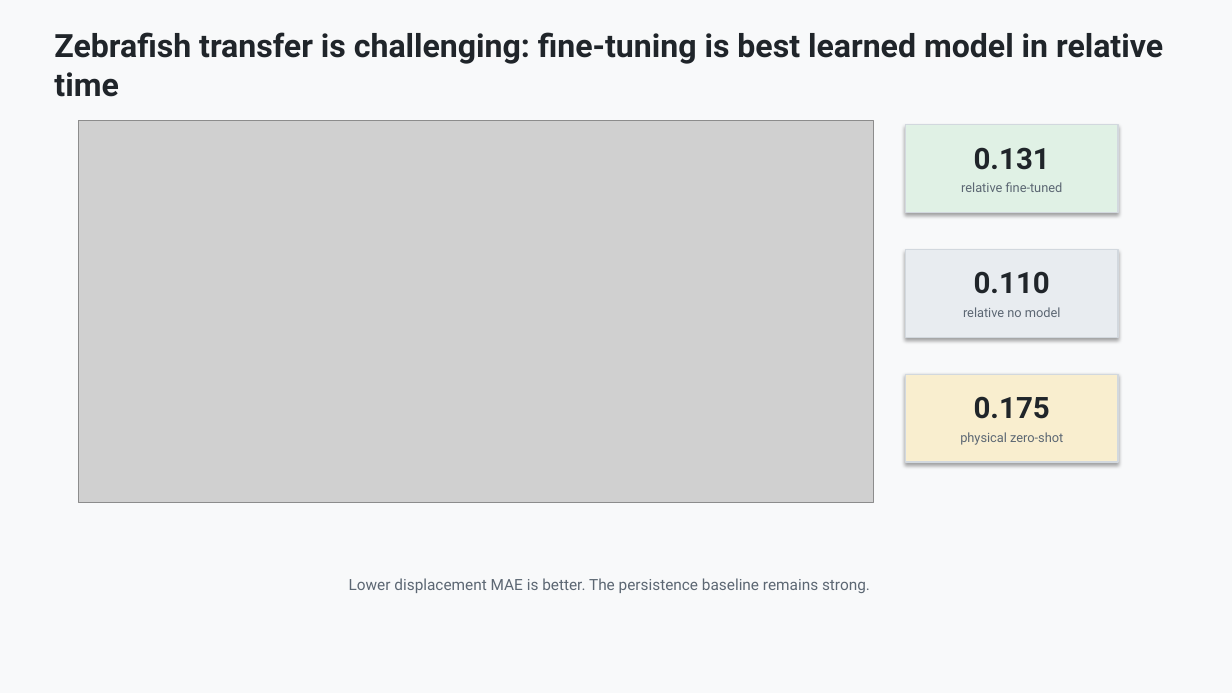
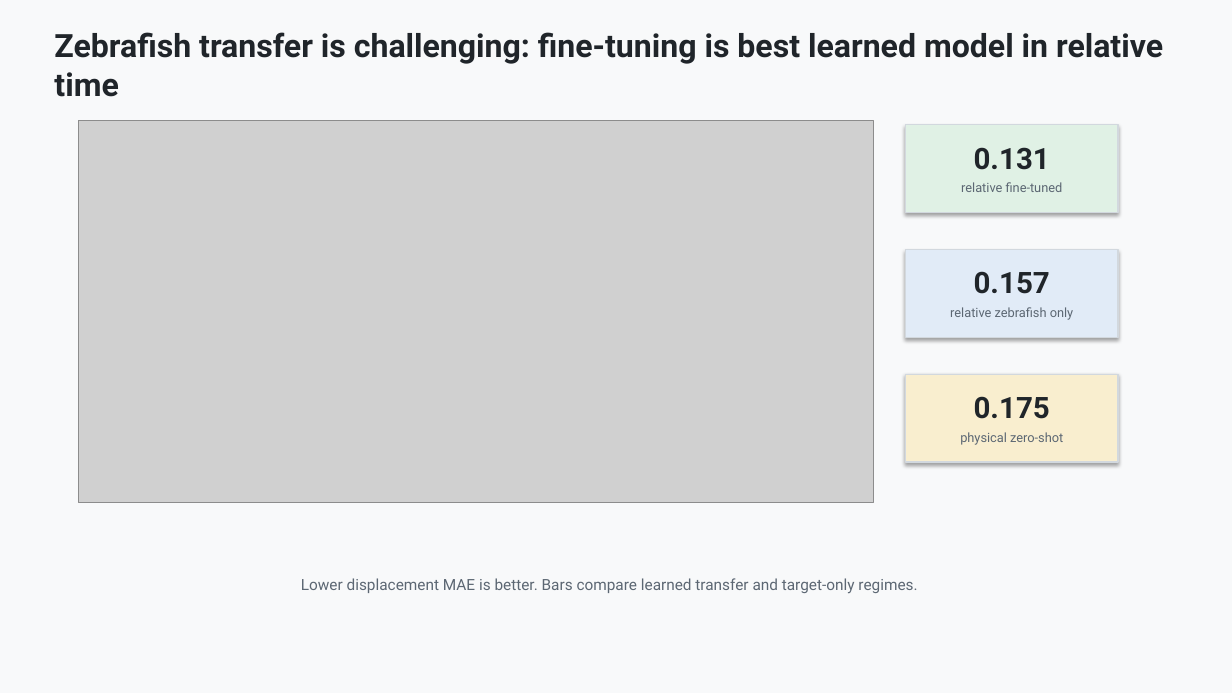
Before and after one commit to davidaknowles/stream, a slide deck: slide 10 of docs/stream_project_slide_deck.pptx. Drawn at 1232x693 pixels with LibreOffice and Linux fonts; fonts in the diff are those of the drawing; grey boxes stand for pictures. Boxes give left, top, right and bottom in pixels: in the first picture for what was removed or moved away, otherwise in the second. Text is boxed around its words. In the diff, an @@ line names an element or a change of style, - is before the commit and + after.

Commit message:
Remove no-model results from slide deck

```diff
--- a/docs/stream_project_slide_deck.pptx
+++ b/docs/stream_project_slide_deck.pptx
@@ rectangle at <box>906,250,1118,337</box>: fill #E8ECF0 to #E1EBF7 @@
@@ text at <box>974,271,1050,294</box>: text changed @@
-0.110
+0.157
@@ text at <box>950,307,1074,320</box>: text changed @@
-relative no model
+relative zebrafish only
@@ text at <box>301,578,917,593</box>: text changed @@
-Lower displacement MAE is better. The persistence baseline remains strong.
+Lower displacement MAE is better. Bars compare learned transfer and target-only regimes.
```
Also in this commit, not shown: 3 other slides changed, 2 other files.
